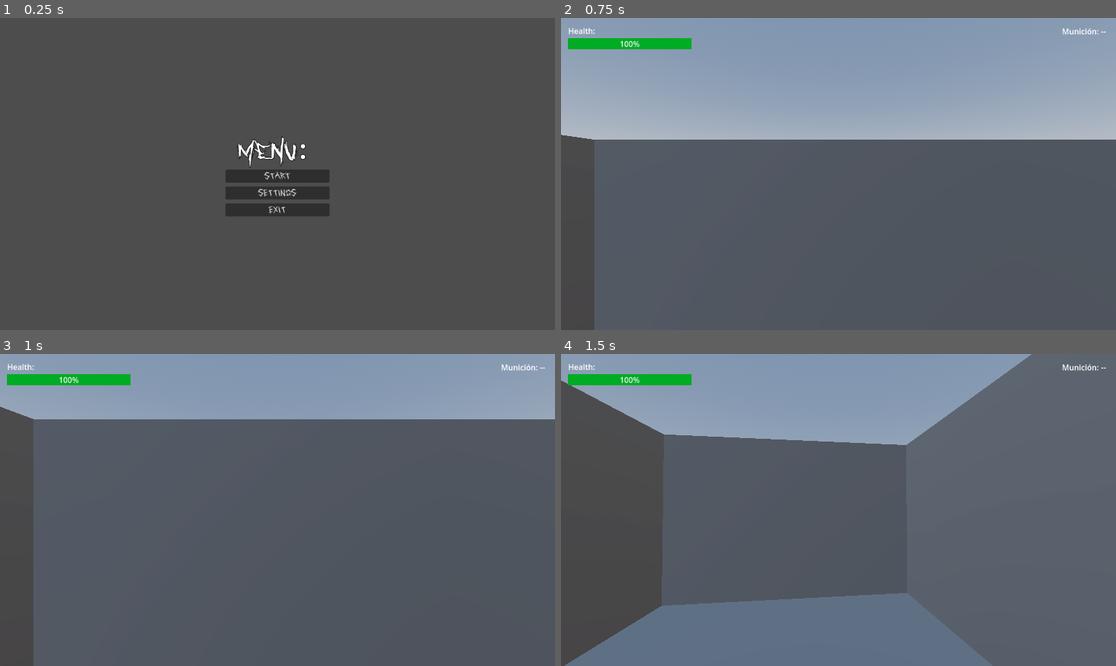
Above: before the commit, frames 1-4 (two rows, left to right).
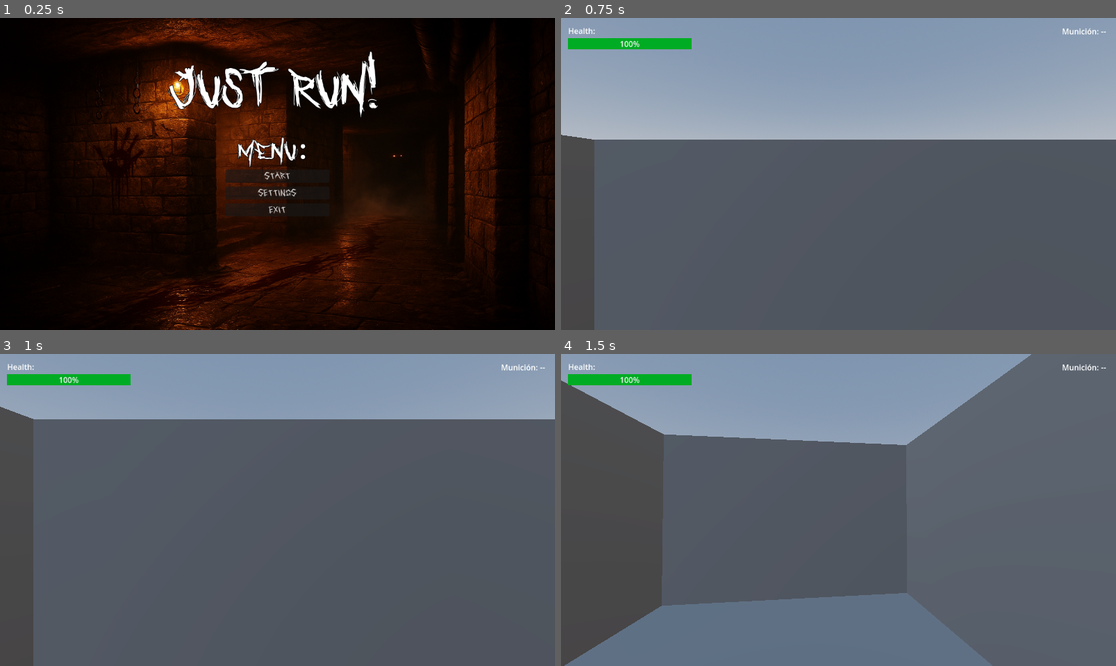
Above: after the commit, the same moments.

Repository: pparjona/Run-
Game: Godot game, scene res://Scenes/MenuUi.tscn
Two runs of this game, one before a commit and one after it. Both use one fixed random seed, a clock stepped at 60 frames per second and the inputs below.
Inputs (mouse positions are in pixels of both pictures, inside the frame that each line leads up to):
- Up to frame 1 (0.25 s): no input
- Up to frame 2 (0.75 s): click "Start" at 0.5 s
- Up to frame 3 (1 s): no input
- Up to frame 4 (1.5 s): tap Enter (ui_accept) at 1.25 s; move the mouse to (866, 510) at 1.27 s; hold Up (ui_up) from 1.28 s (still down); tap F (freefly) at 1.35 s; click (866, 510) at 1.42 s

The runs differ from the first frame. In frame 1, 99% of the frame differs, in the area x 0-100%, y 0-100%; in frame 2, nothing differs; in frame 3, nothing differs; in frame 4, nothing differs.

Commit message:
Fondos menus
Fondo de los menus que no habia subido

Diff:
--- a/Scenes/MenuUi.tscn
+++ b/Scenes/MenuUi.tscn
@@ -1,8 +1,15 @@
-[gd_scene load_steps=5 format=3 uid="uid://goqims14xemp"]
+[gd_scene load_steps=7 format=3 uid="uid://goqims14xemp"]
 
 [ext_resource type="Script" uid="uid://bpiyrghsanfmv" path="res://Scripts/MenuUi.gd" id="1_f1v4l"]
 [ext_resource type="FontFile" uid="uid://b563rqedfhe7w" path="res://Textures/Fonts/HelpMe.ttf" id="2_23r57"]
 [ext_resource type="FontFile" uid="uid://do26357pp65jx" path="res://Textures/Fonts/who asks satan.ttf" id="2_uc07g"]
+[ext_resource type="Texture2D" uid="uid://cj012uxtgtk7h" path="res://Textures/Images/backgroundMenu2.png" id="2_xtm07"]
+
+[sub_resource type="LabelSettings" id="LabelSettings_xtm07"]
+font = ExtResource("2_uc07g")
+font_size = 140
+outline_size = 4
+outline_color = Color(0, 0, 0, 1)
 
 [sub_resource type="LabelSettings" id="LabelSettings_uc07g"]
 font = ExtResource("2_uc07g")
@@ -18,6 +25,22 @@
 anchor_right = 1.0
 anchor_bottom = 1.005
 offset_bottom = -0.23999023
+texture = ExtResource("2_xtm07")
+expand_mode = 1
+
+[node name="TitleLabel" type="Label" parent="."]
+anchors_preset = 5
+anchor_left = 0.5
+anchor_right = 0.5
+offset_left = -160.0
+offset_top = 80.0
+offset_right = 152.0
+offset_bottom = 172.0
+grow_horizontal = 2
+size_flags_horizontal = 4
+size_flags_vertical = 0
+text = "Just Run!"
+label_settings = SubResource("LabelSettings_xtm07")
 
 [node name="MarginContainer" type="MarginContainer" parent="."]
 anchors_preset = 15
--- a/Scenes/Settings.tscn
+++ b/Scenes/Settings.tscn
@@ -1,6 +1,7 @@
-[gd_scene load_steps=8 format=3 uid="uid://dv7qh02nms5t0"]
+[gd_scene load_steps=9 format=3 uid="uid://dv7qh02nms5t0"]
 
 [ext_resource type="Script" uid="uid://b687oh7w8ydk6" path="res://Scripts/Settings.gd" id="1_4hxq3"]
+[ext_resource type="Texture2D" uid="uid://db05y3ttmo72d" path="res://Textures/Images/backgroundMenu.png" id="2_w1nw0"]
 [ext_resource type="FontFile" uid="uid://b563rqedfhe7w" path="res://Textures/Fonts/HelpMe.ttf" id="2_yrknh"]
 [ext_resource type="FontFile" uid="uid://do26357pp65jx" path="res://Textures/Fonts/who asks satan.ttf" id="3_w1nw0"]
 
@@ -34,6 +35,8 @@
 anchor_bottom = 1.0
 grow_horizontal = 2
 grow_vertical = 2
+texture = ExtResource("2_w1nw0")
+expand_mode = 1
 
 [node name="MarginContainer" type="MarginContainer" parent="."]
 anchors_preset = 15
Binary file added: Textures/Images/backgroundMenu.png
Not shown, added: Textures/Images/backgroundMenu.png.import
Binary file added: Textures/Images/backgroundMenu2.png
Not shown, added: Textures/Images/backgroundMenu2.png.import
